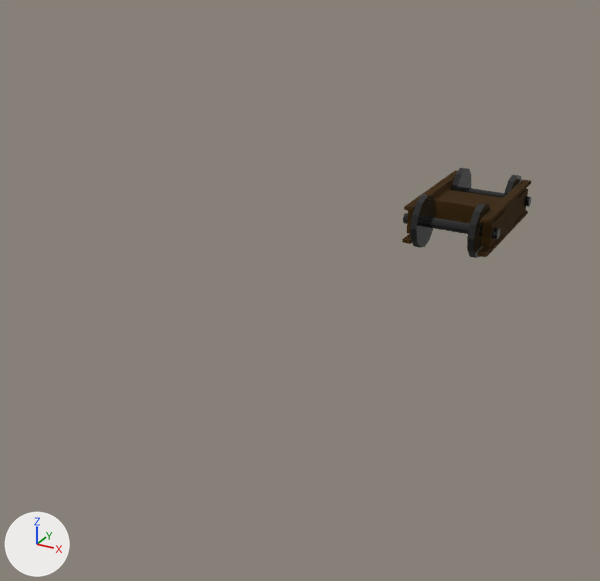
Renders of the Blender file frasers evil train lab/generalelectricsclass.blend from each side of a commit.
One viewpoint serves both versions: a 50 mm camera at (8.2, -28.2, 11.0) aimed at (-2.6, -8.6, 1.2). Arrows for +X, +Y and +Z are at lower left; the lights stay in place.
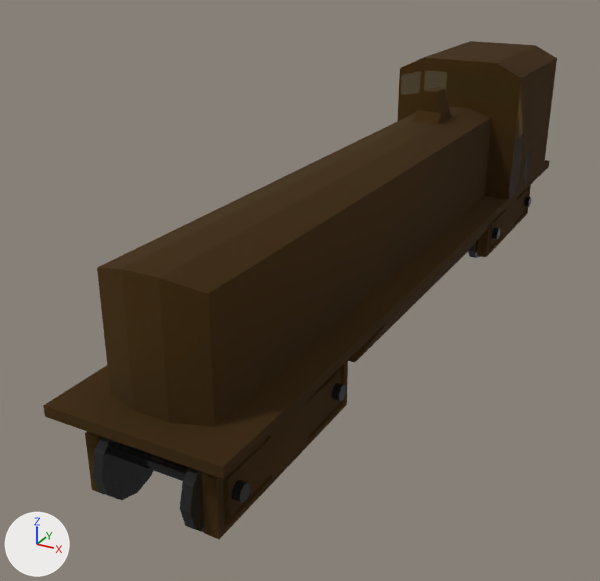
Changed parts and their boxes [x1, y1, x2, y2] in the pictures (600 x 581 px):
```json
{"object": "Cube.002", "change": "added", "after": [97, 41, 557, 427], "on screen": "brown"}
{"object": "Cube.001", "change": "reshaped", "before": [402, 168, 531, 258], "after": [43, 160, 550, 539], "on screen": "291% wider, 318% taller"}
{"part": 1, "of": "me_cube_001", "change": "added", "after": [128, 447, 251, 503], "on screen": "black"}
{"part": 2, "of": "me_cube_001", "change": "added", "after": [92, 436, 153, 500], "on screen": "black"}
{"part": 3, "of": "me_cube_001", "change": "added", "after": [180, 467, 205, 533], "on screen": "black"}
{"part": 4, "of": "me_cube_001", "change": "added", "after": [332, 383, 346, 401]}
{"part": 5, "of": "me_cube_001", "change": "built on", "before": [403, 170, 531, 257], "after": [43, 160, 550, 539]}
```

Scene script edits in JSON lines:
```json
{"block": "me_cube_001", "where": "# used by ob_cube_001; location = (-0.93, -0.18, 0.95); scale = (0.2, 1.0, 0.75)"}
{"op": "remove", "block": "me_cube_001", "code": "me_cube_001.from_pydata(...)  # 240 vertices, 178 faces; spans x -9.0..8.9, y -1.0..5.3, z -1.3..1.3"}
{"op": "add", "block": "me_cube_001", "code": "me_cube_001.from_pydata(...)  # 668 vertices, 562 faces; spans x -10.6..10.6, y -18.1..5.4, z -1.3..1.9"}
{"block": "me_cube_001", "change": "me_cube_001 part 1: a new loose piece, a 12-sided cylinder along x spanning x -9.01..8.94, y -17.13..-16.73, z -0.27..0.27, in mat_wheels (black #2d2d2d)"}
{"block": "me_cube_001", "change": "me_cube_001 part 2: a new loose piece, a 12-sided cylinder along x spanning x -6.0..-4.8, y -17.9..-15.9, z -1.3..1.3, in mat_wheels (black #2d2d2d)"}
{"block": "me_cube_001", "change": "me_cube_001 part 3: a new loose piece, a 12-sided cylinder along x spanning x 4.8..6.0, y -17.9..-15.9, z -1.3..1.3, in mat_wheels (black #2d2d2d)"}
{"block": "me_cube_001", "change": "me_cube_001 part 4: a new loose piece, a 12-sided cylinder along x spanning x -9.01..8.94, y -12.84..-12.44, z -0.27..0.27, in mat_wheels (black #2d2d2d)"}
{"block": "me_cube_001", "change": "me_cube_001 part 5"}
{"block": "me_cube_001", "change": "33 faces are deleted"}
{"block": "me_cube_001", "change": "116 vertices are added at x -10.6..10.6, y -18.1..2.9, z -1.0..1.9"}
{"block": "me_cube_001", "change": "16 new vertices lie (0.0, -1.8, 0.0) away from vertices in x -8.0..8.0, y 1.3, z -1.0..0.9"}
{"block": "me_cube_001", "change": "16 new vertices lie (0.0, 1.8, 0.0) away from vertices in x -8.0..8.0, y 2.9, z -1.0..0.9"}
{"block": "me_cube_001", "change": "64 new vertices lie (1.7, 0.0, 0.0) away from vertices in x -8.0..6.3, y -17.6..-12.0, z -1.0..0.9"}
{"block": "me_cube_001", "change": "8 new vertices lie (0.0, -2.5, 0.0) away from vertices in x -10.6..10.6, y -15.6, z 1.6..1.8"}
{"block": "me_cube_001", "change": "10 new vertices lie (0.0, 2.5, 0.0) away from vertices in x -10.6..10.6, y 2.9, z 1.6..1.9"}
{"block": "me_cube_001", "change": "10 new vertices lie (0.0, -1.7, 0.0) away from vertices in x -10.6..10.6, y 1.3, z 1.6..1.9"}
{"block": "me_cube_001", "change": "10 new vertices lie (-4.3, 0.0, 0.0) away from vertices in x 10.6, y -18.1..5.4, z 1.7..1.9"}
{"block": "me_cube_001", "change": "11 new vertices lie (0.0, -1.4, 0.0) away from vertices in x -10.6..10.6, y -0.4, z 1.6..1.9"}
{"block": "me_cube_001", "change": "11 new vertices lie (4.3, 0.0, 0.0) away from vertices in x -10.6, y -18.1..5.4, z 1.7..1.9"}
{"block": "me_cube_001", "change": "12 new vertices lie (0.0, 3.2, 0.0) away from vertices in x -10.6..10.6, y -14.0, z 1.6..1.9"}
{"block": "me_cube_001", "change": "333 new faces join them, mat_wood (brown #583a09)"}
{"op": "add", "block": "me_cube_002", "code": ["me_cube_002 = bpy.data.meshes.new('Cube.002')", "me_cube_002.from_pydata(...)  # 539 vertices, 499 faces; spans x -2.1..2.1, y -17.4..4.6, z 1.4..6.0", "me_cube_002.materials.append(mat_wood)  # brown #583a09"]}
{"op": "add", "block": "ob_cube_002", "code": ["ob_cube_002 = bpy.data.objects.new('Cube.002', me_cube_002)", "ob_cube_002.location = (-0.93, -0.18, 0.95)"]}
```
